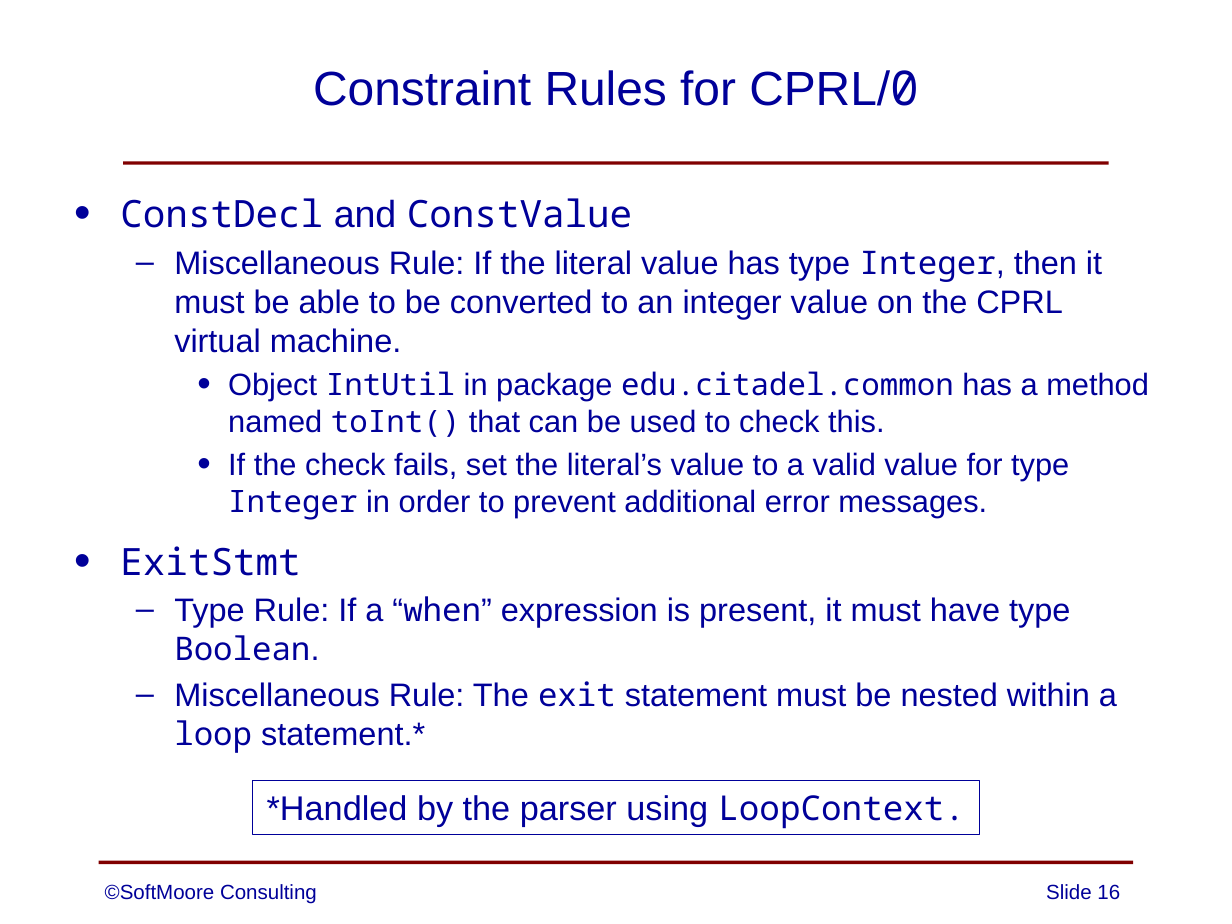
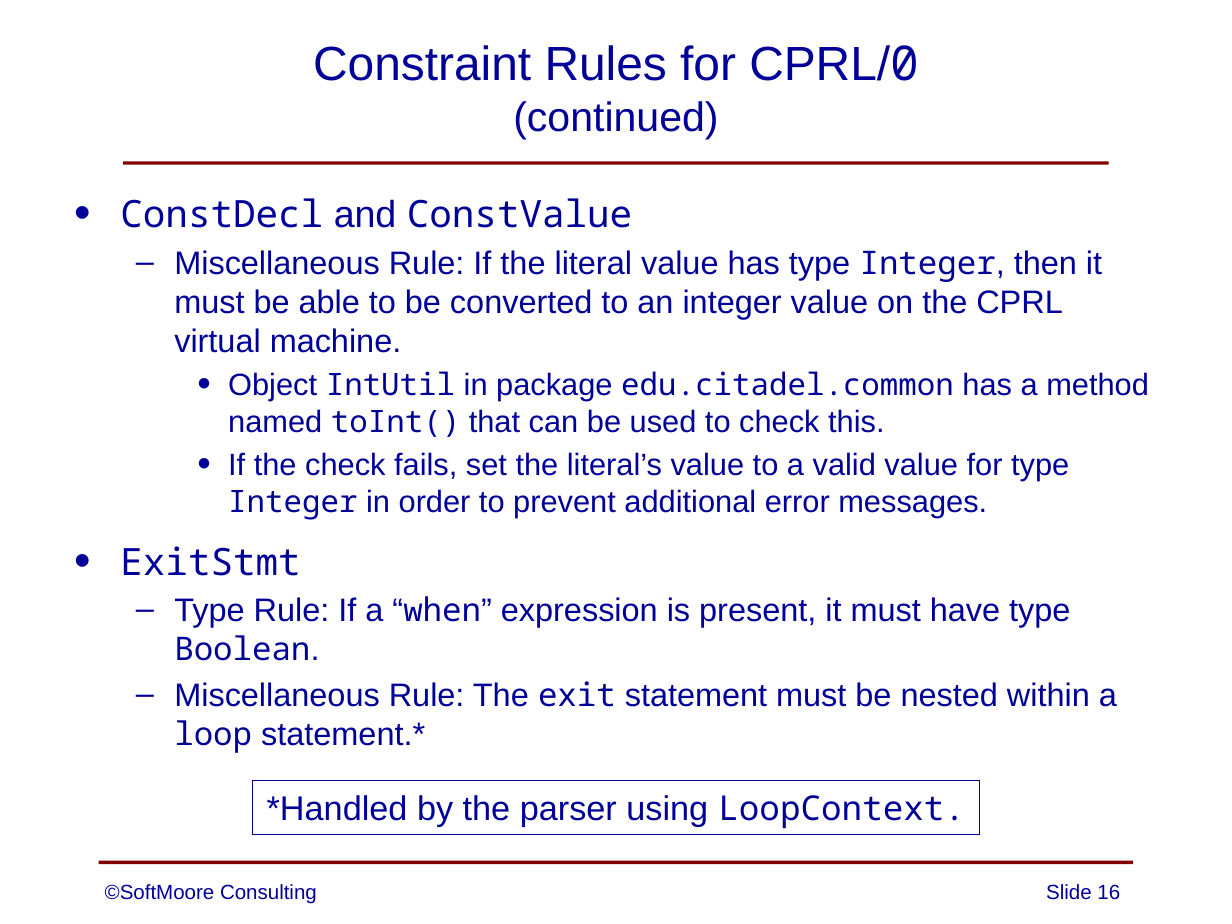
Before and after one commit to SoftMoore/CPRL-Java-4th, a slide deck: slide 16 of PowerPoints/09 - Constraint Analysis.pptx. Drawn at 1232x924 pixels with LibreOffice and Linux fonts; fonts in the diff are those of the drawing. Boxes give left, top, right and bottom in pixels: in the first picture for what was removed or moved away, otherwise in the second. Text is boxed around its words. In the diff, an @@ line names an element or a change of style, - is before the commit and + after.

Commit message:
minor change to one slide

```diff
--- a/PowerPoints/09 - Constraint Analysis.pptx
+++ b/PowerPoints/09 - Constraint Analysis.pptx
@@ title at [313, 45, 919, 139]: text changed @@
-Constraint Rules for CPRL/0
+Constraint Rules for CPRL/0
+(continued)
```
